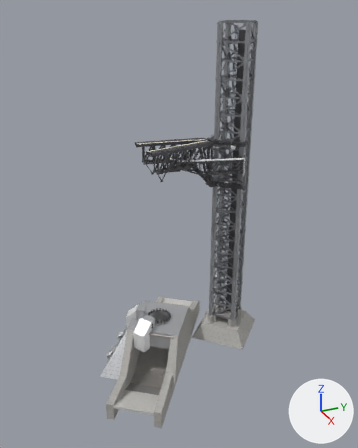
What one commit did to the glTF model public/models/pad.glb.
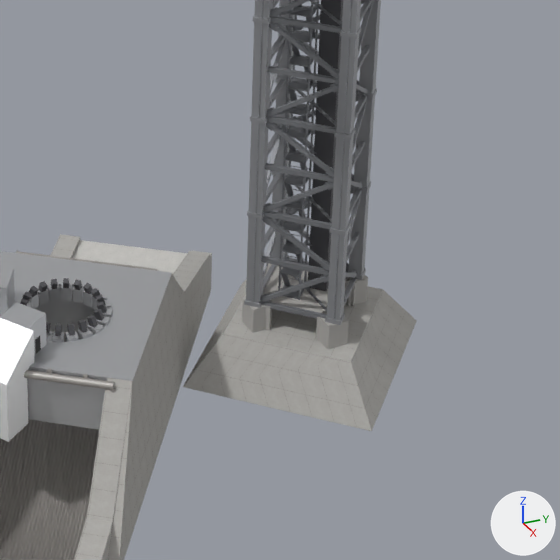
There are two pictures of each version: one from a 50 mm lens placed at (-186.4, -4.7, 153.7), pointed at (-388.3, 86.2, 52.7), one close up on the part from 40% to 82% of the width and 52% to 86% of the height. Arrows for +X, +Y and +Z are at lower right; the lights stay in place. The first two pictures are the older version. Where no turn or scale is listed for an object, it has been applied to the vertices.

The first close-up shows 'Pad2_FlameDiverter', 'Pad2_LaunchMount_Cladding', 'Pad2_LaunchMount_ClampHousings', 'Pad2_LaunchMount_Concrete', 'Pad2_LaunchMount_Covers', 'Pad2_LaunchTable', 'Pad2_Tower.001', 'Pad2_Tower_Base', 'Pad2_Tower_Columns', 'Pad2_Tower_Lift', 'Pad2_Tower_Plinth', 'Pad2_Trench_Caps' and 3 more.
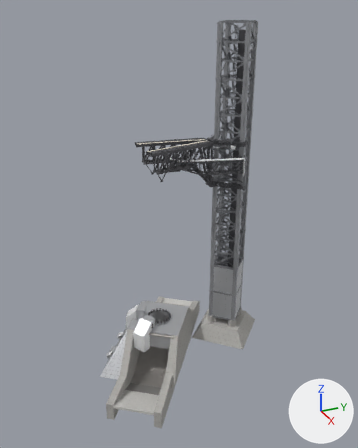
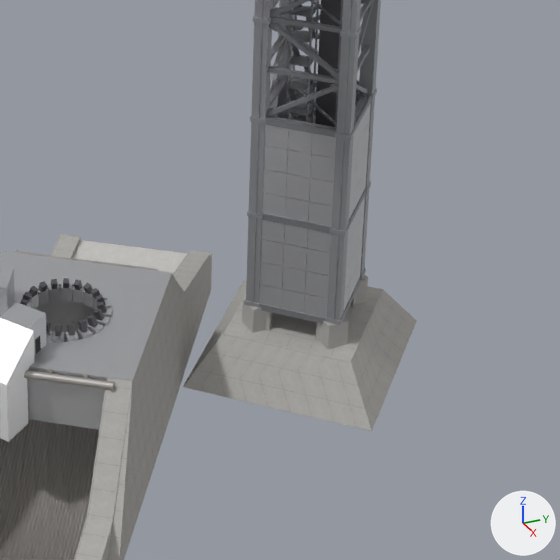
Where the change shows, as pixel boxes (x1, y1, x2, y2) in the close-ups (560 x 560 px):
'Pad2_Tower_Cladding', added: after (259, 86, 371, 318)
'Pad2_Tower_Bands', added: after (260, 77, 372, 324)

What the commit changed:
Mesh me_pad2_tower_cladding is new.
It has 768 vertices, 1152 faces and spans x -7.8..7.8, y -7.8..7.8, z -14.1..14.1.
It uses material mat_towersteellight (light grey #c4c5c8).
Mesh me_pad2_tower_bands is new.
It has 96 vertices, 144 faces and spans x -7.9..7.9, y -7.9..7.9, z -14.6..14.6.
It uses material mat_towersteel (grey #909397).
Object 'Pad2_Tower_Cladding' (ob_pad2_tower_cladding) is new; it shows me_pad2_tower_cladding.
Its location is (-367.2, 102.0, 24.9).
Object 'Pad2_Tower_Bands' (ob_pad2_tower_bands) is new; it shows me_pad2_tower_bands.
Its location is (-367.2, 102.0, 24.9).
